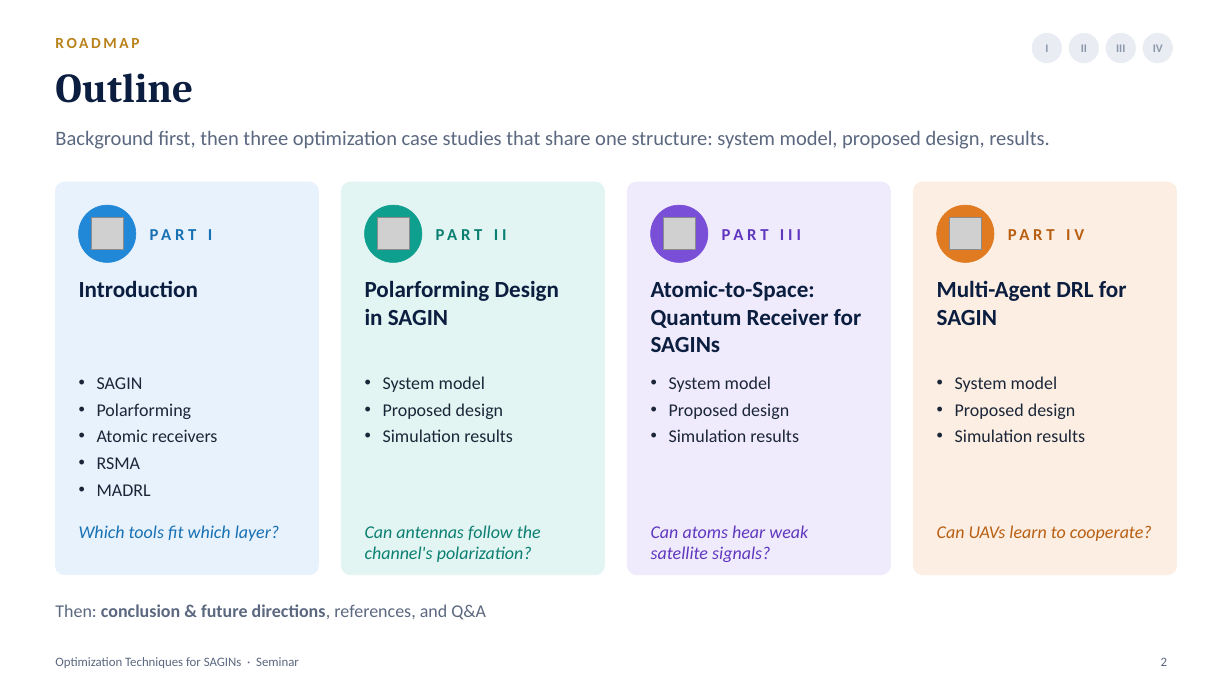
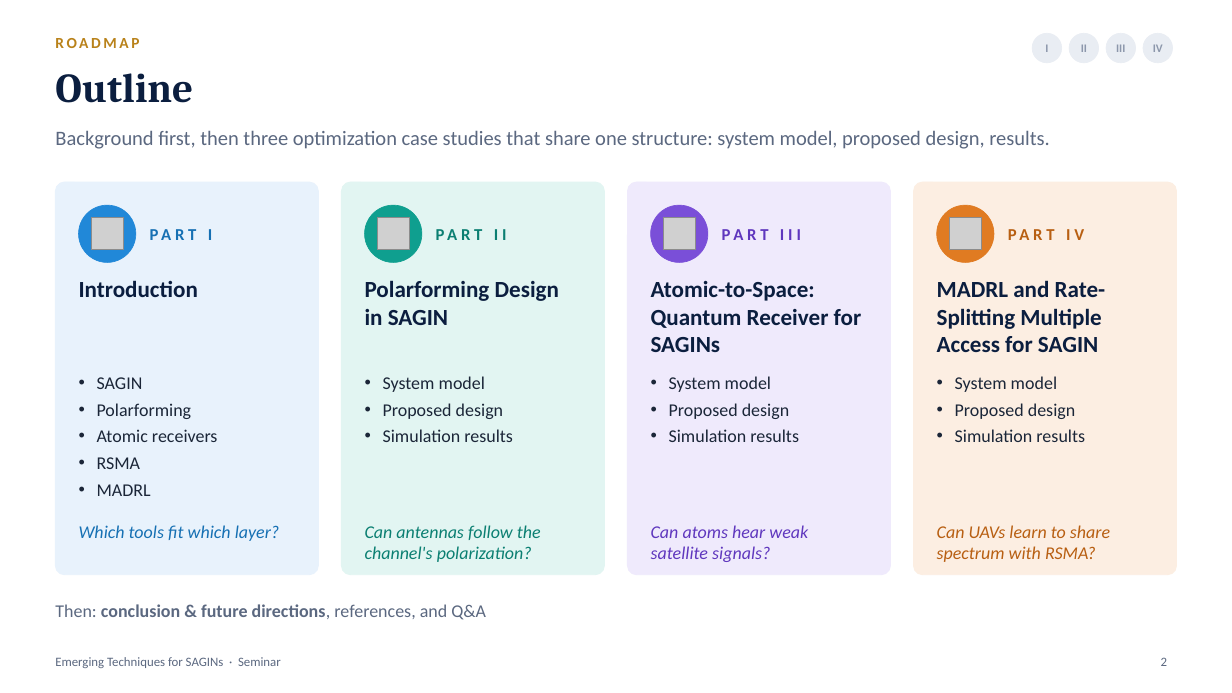
Before and after one commit to zhang1988miao-collab/SAGIN_simulation, a slide deck: slide 2 of seminar/SAGIN_Optimization_Seminar.pptx. Drawn at 1232x693 pixels with LibreOffice and Linux fonts; fonts in the diff are those of the drawing; grey boxes stand for pictures. Boxes give left, top, right and bottom in pixels: in the first picture for what was removed or moved away, otherwise in the second. Text is boxed around its words. In the diff, an @@ line names an element or a change of style, - is before the commit and + after.

```diff
--- a/seminar/SAGIN_Optimization_Seminar.pptx
+++ b/seminar/SAGIN_Optimization_Seminar.pptx
@@ text at bbox=[937, 280, 1106, 352]: text changed @@
-Multi-Agent DRL for SAGIN
+MADRL and Rate-Splitting Multiple Access for SAGIN
@@ text at bbox=[937, 525, 1110, 562]: text changed @@
-Can UAVs learn to cooperate?
+Can UAVs learn to share spectrum with RSMA?
@@ text at bbox=[55, 657, 281, 668]: text changed @@
-Optimization Techniques for SAGINs · Seminar
+Emerging Techniques for SAGINs · Seminar
```
Also in this commit, not shown: 19 other slides changed, 2 other files.
